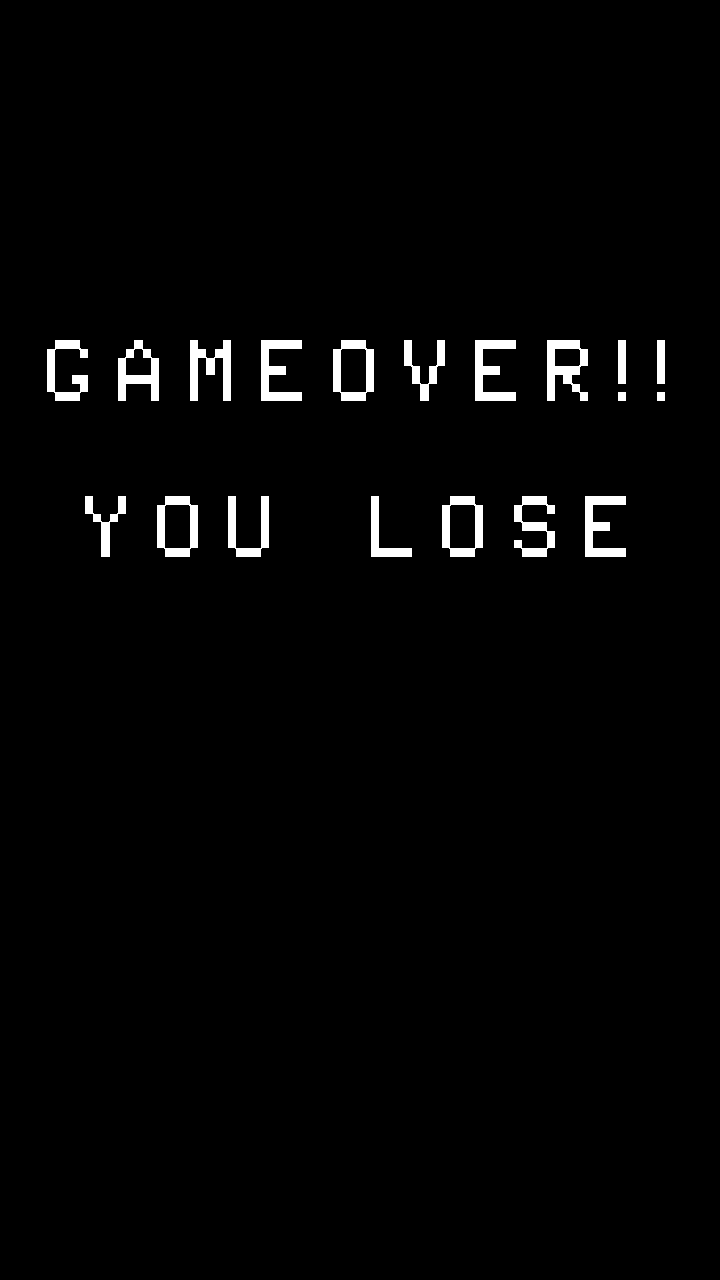
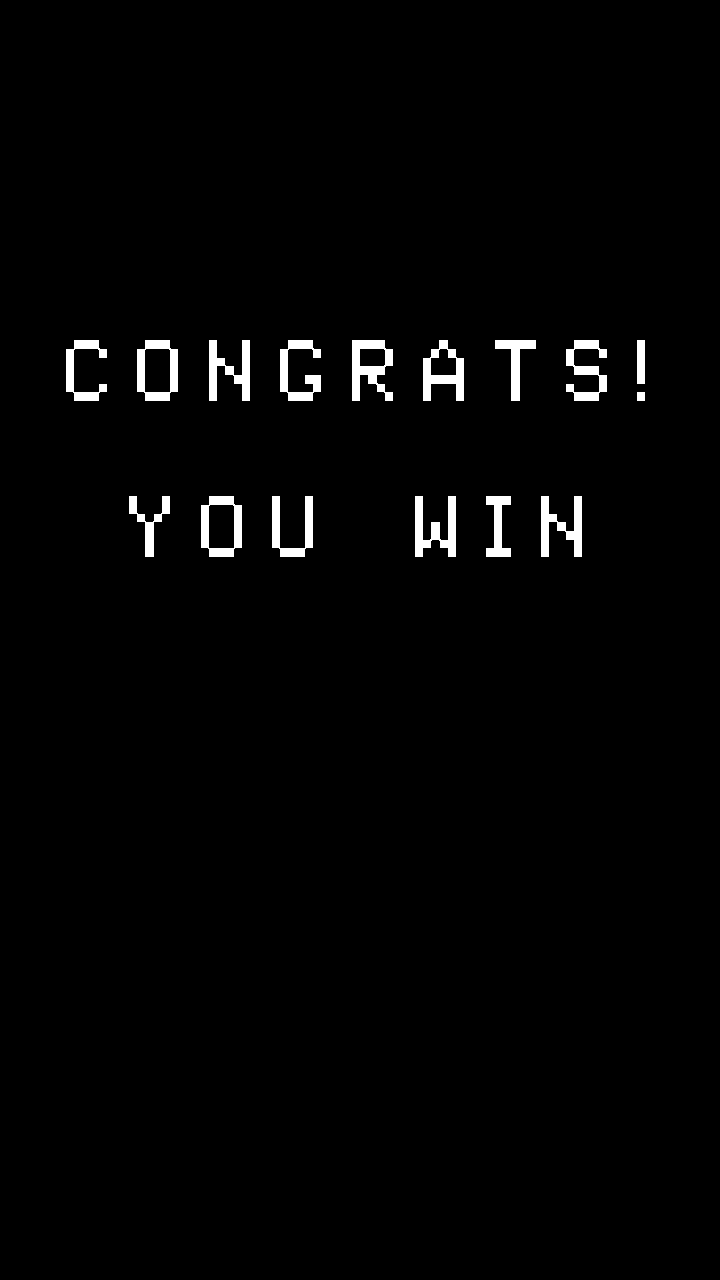
Layer changes from the first (720, 1280) image to the second:
renamed "GameOver!! you lose" to "Congrats! you win", painted on it over [47, 340, 665, 557]
